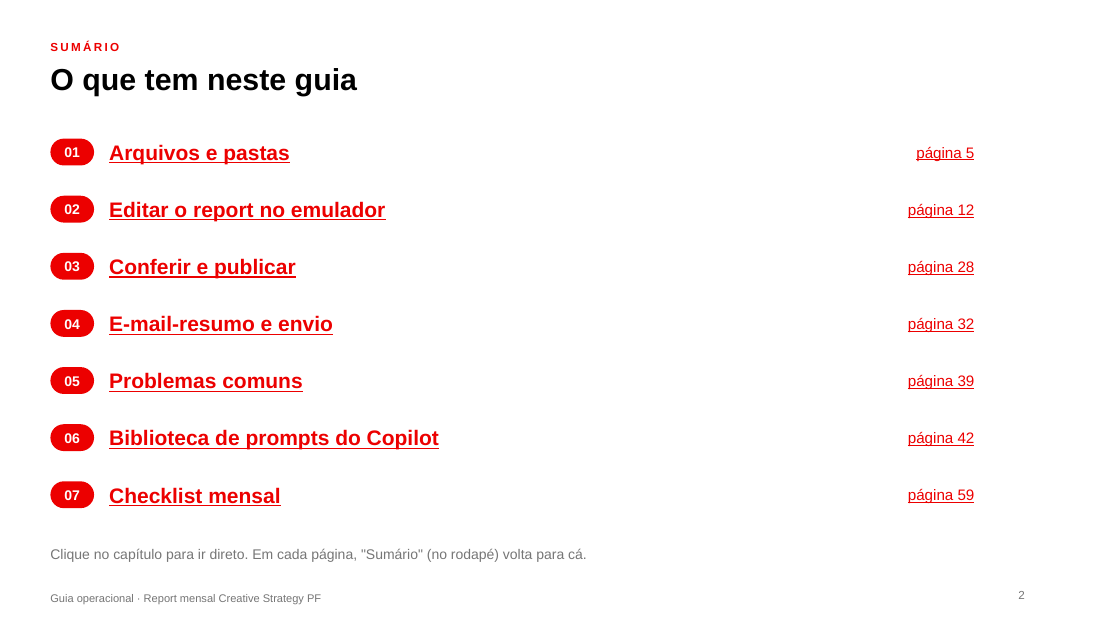
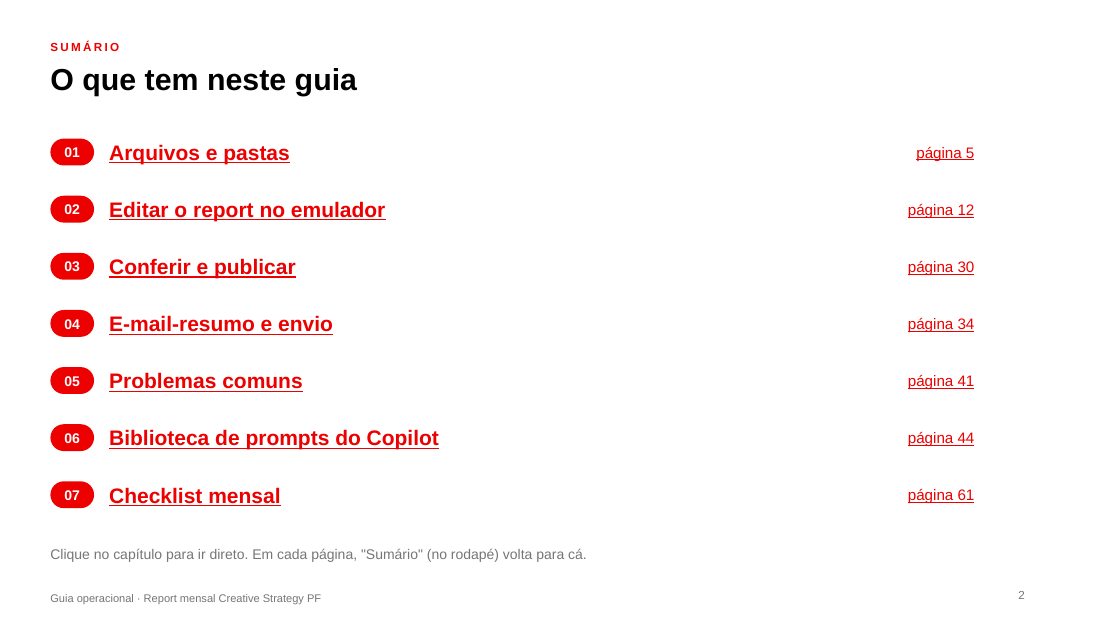
Before and after one commit to fabrizzioriccelli/report_mensal_st, a slide deck: slide 2 of kit/guia-operacional.pptx. Drawn at 1120x630 pixels with LibreOffice and Linux fonts; fonts in the diff are those of the drawing; background and template pictures are left out. Boxes give left, top, right and bottom in pixels: in the first picture for what was removed or moved away, otherwise in the second. Text is boxed around its words. In the diff, an @@ line names an element or a change of style, - is before the commit and + after.

```diff
--- a/kit/guia-operacional.pptx
+++ b/kit/guia-operacional.pptx
@@ text at (908,260,975,275): text changed @@
-página 28
+página 30
@@ text at (908,317,975,332): text changed @@
-página 32
+página 34
@@ text at (908,374,975,389): text changed @@
-página 39
+página 41
@@ text at (908,431,975,446): text changed @@
-página 42
+página 44
@@ text at (908,488,975,503): text changed @@
-página 59
+página 61
```
Also in this commit, not shown: 9 other slides changed, 2 slides added, 18 other files.
